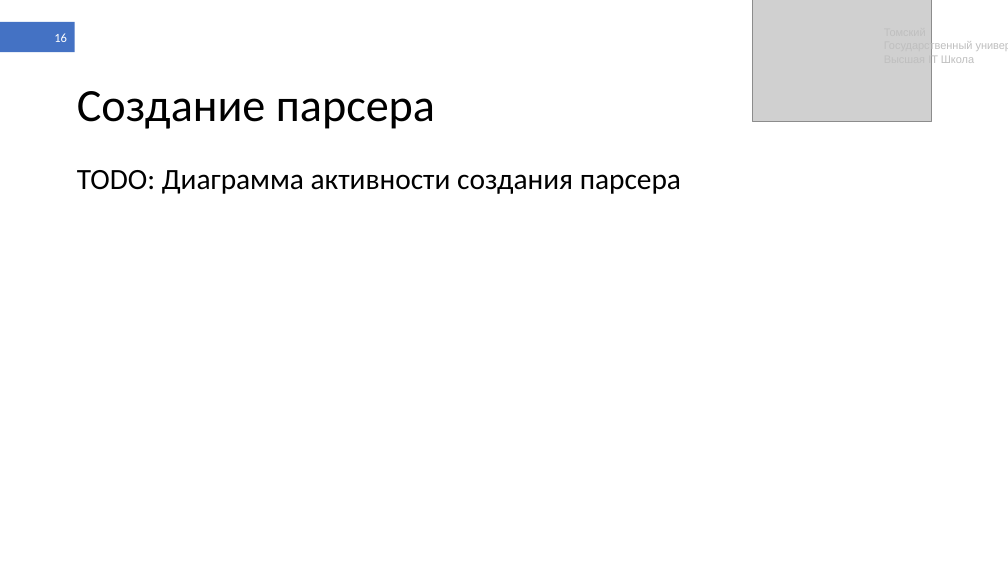
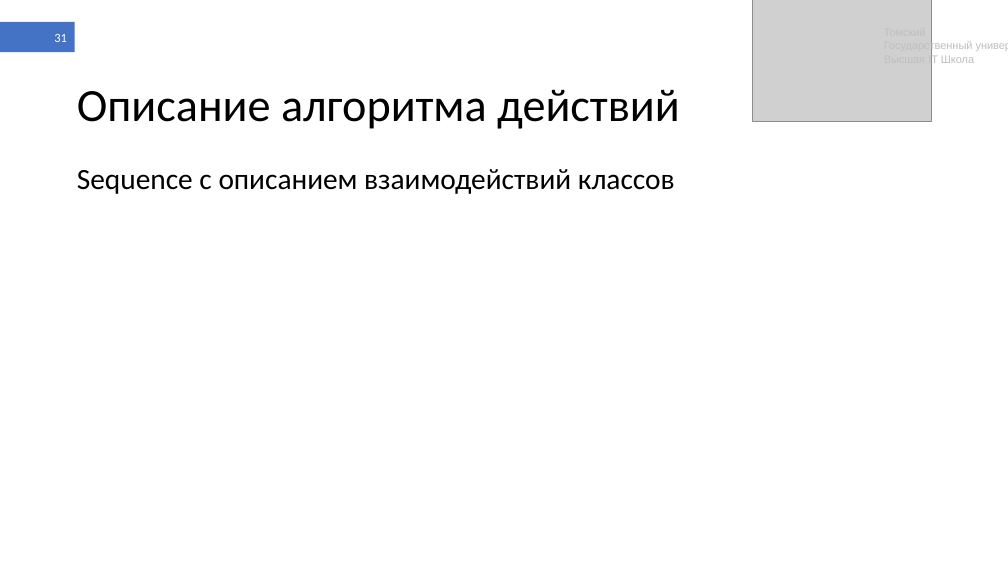
Before and after one commit to shameoff/GraduateWork, a slide deck: slide 31 of Презентация ВКР (в шаблоне).pptx (slide 16 before the commit). Drawn at 1008x567 pixels with LibreOffice and Linux fonts; fonts in the diff are those of the drawing; grey boxes stand for pictures. Boxes give left, top, right and bottom in pixels: in the first picture for what was removed or moved away, otherwise in the second. Text is boxed around its words. In the diff, an @@ line names an element or a change of style, - is before the commit and + after.

```diff
--- a/Презентация ВКР (в шаблоне).pptx
+++ b/Презентация ВКР (в шаблоне).pptx
@@ page number at (x1=54, y1=34, x2=67, y2=42): text changed @@
-16
+31
@@ title at (x1=77, y1=89, x2=680, y2=129): text changed @@
-Создание парсера
+Описание алгоритма действий
@@ text at (x1=77, y1=169, x2=675, y2=194): text changed @@
-TODO: Диаграмма активности создания парсера
+Sequence с описанием взаимодействий классов
```
Also in this commit, not shown: 14 other slides changed, 12 slides added, 6 slides removed, 4 other files.
